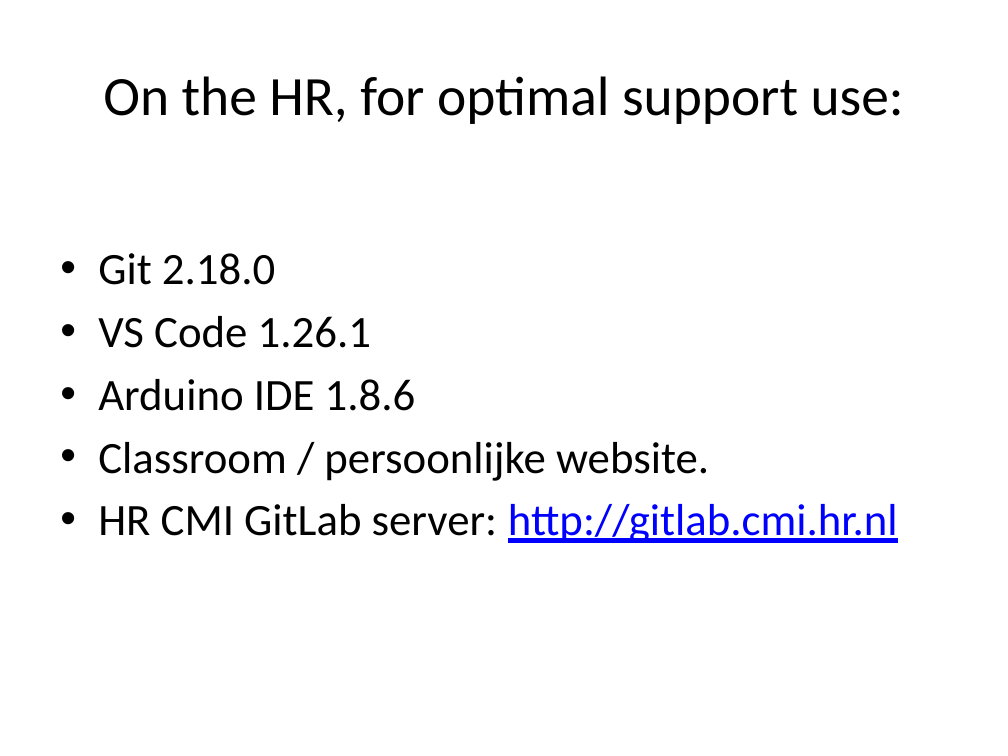
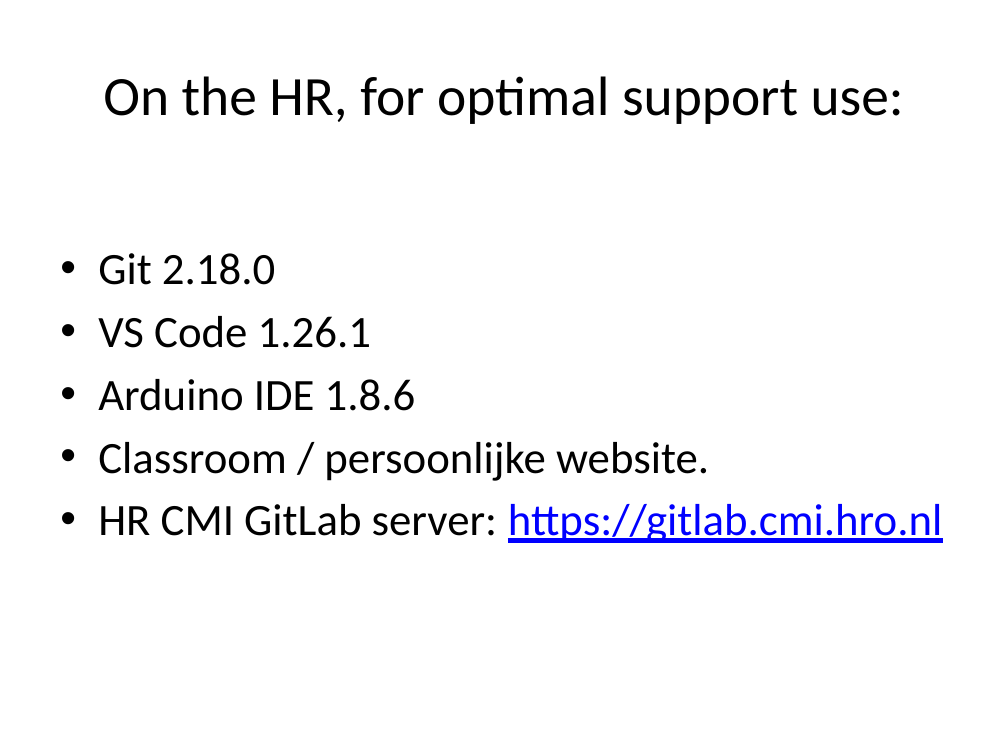
Before and after one commit to QQuick/git_workshop, a slide deck: slide 24 of git_workshop.pptx. Drawn at 1008x756 pixels with LibreOffice and Linux fonts; fonts in the diff are those of the drawing. Boxes give left, top, right and bottom in pixels: in the first picture for what was removed or moved away, otherwise in the second. Text is boxed around its words. In the diff, an @@ line names an element or a change of style, - is before the commit and + after.

Commit message:
gitlab url adapted

```diff
--- a/git_workshop.pptx
+++ b/git_workshop.pptx
@@ text at box(98, 504, 942, 543): text changed @@
-• HR CMI GitLab server: http://gitlab.cmi.hr.nl
+• HR CMI GitLab server: https://gitlab.cmi.hro.nl
```
